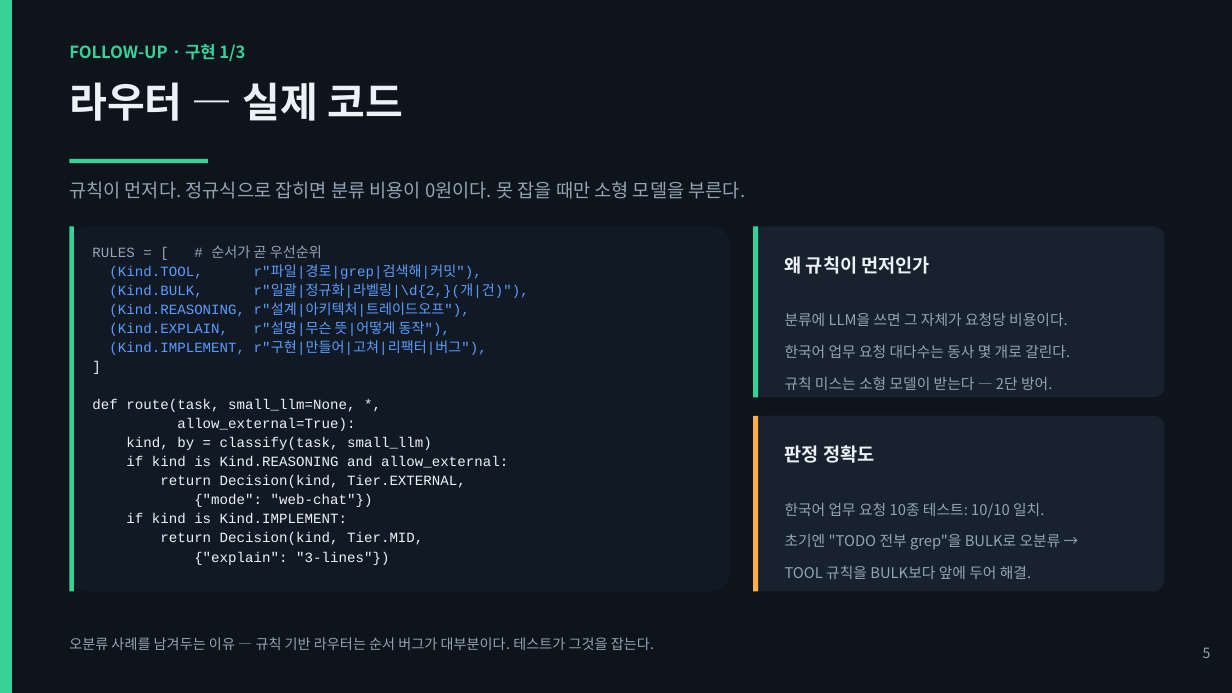
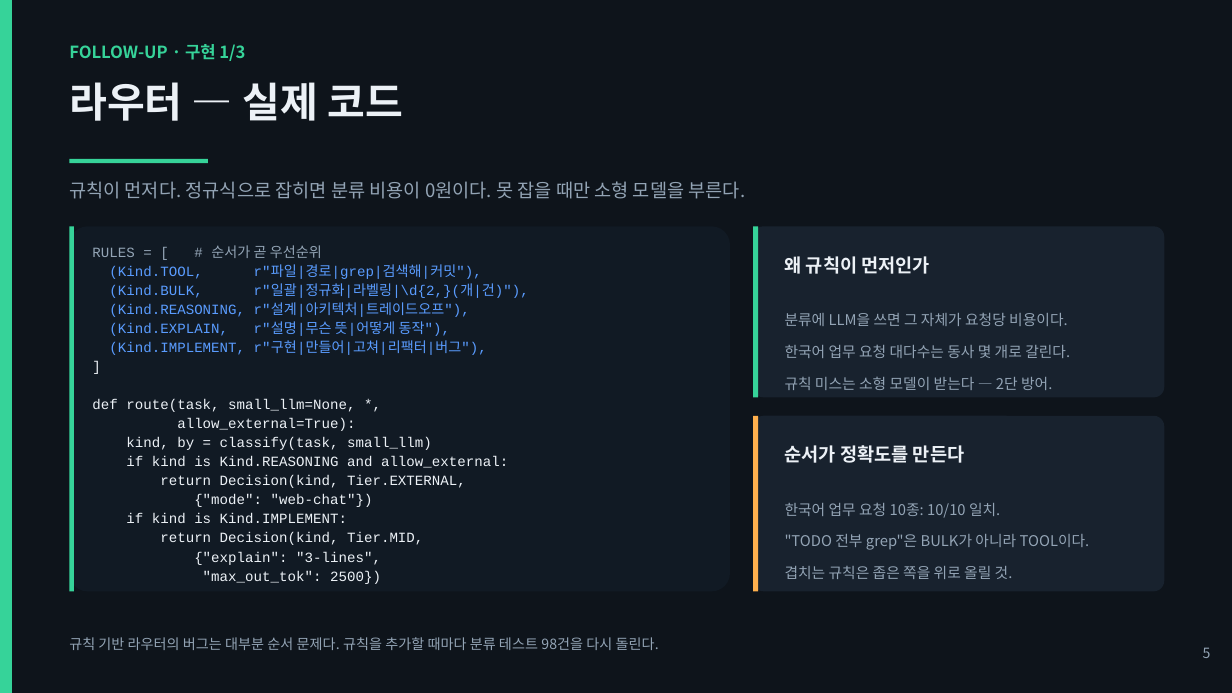
Before and after one commit to giyeop-cody/token-cost-lab, a slide deck: slide 5 of presentation/토큰_절약_발표_후속_에이전트셋팅.pptx. Drawn at 1232x693 pixels with LibreOffice and Linux fonts; fonts in the diff are those of the drawing. Boxes give left, top, right and bottom in pixels: in the first picture for what was removed or moved away, otherwise in the second. Text is boxed around its words. In the diff, an @@ line names an element or a change of style, - is before the commit and + after.

```diff
--- a/presentation/토큰_절약_발표_후속_에이전트셋팅.pptx
+++ b/presentation/토큰_절약_발표_후속_에이전트셋팅.pptx
@@ text at (785, 445, 964, 463): text changed @@
-판정 정확도
+순서가 정확도를 만든다
@@ text at (785, 503, 1090, 579): text changed @@
-한국어 업무 요청 10종 테스트: 10/10 일치.
-초기엔 "TODO 전부 grep"을 BULK로 오분류 →
-TOOL 규칙을 BULK보다 앞에 두어 해결.
+한국어 업무 요청 10종: 10/10 일치.
+"TODO 전부 grep"은 BULK가 아니라 TOOL이다.
+겹치는 규칙은 좁은 쪽을 위로 올릴 것.
@@ text at (194, 551, 381, 584): text changed @@
-{"explain": "3-lines"})
+{"explain": "3-lines",
+"max_out_tok": 2500})
@@ text at (69, 637, 659, 650): text changed @@
-오분류 사례를 남겨두는 이유 — 규칙 기반 라우터는 순서 버그가 대부분이다. 테스트가 그것을 잡는다.
+규칙 기반 라우터의 버그는 대부분 순서 문제다. 규칙을 추가할 때마다 분류 테스트 98건을 다시 돌린다.
```
Also in this commit, not shown: 2 other slides changed, 10 other files.
